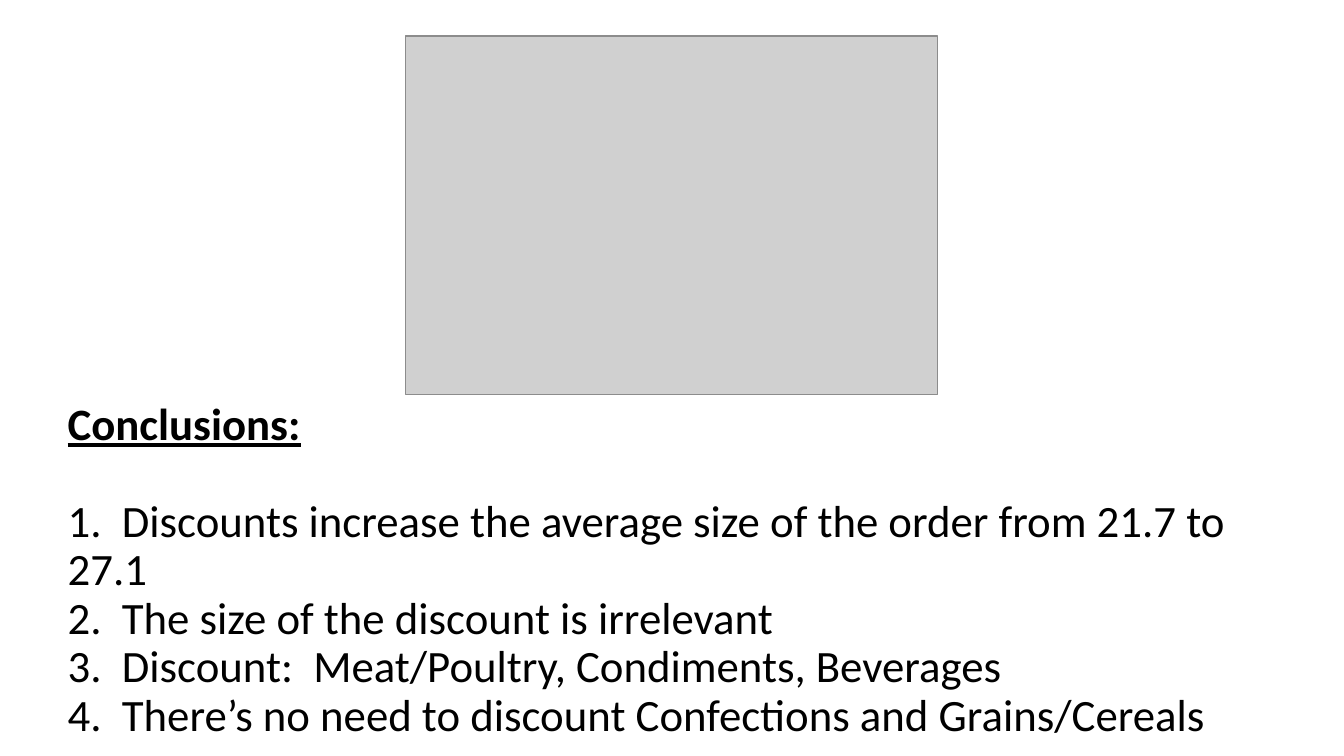
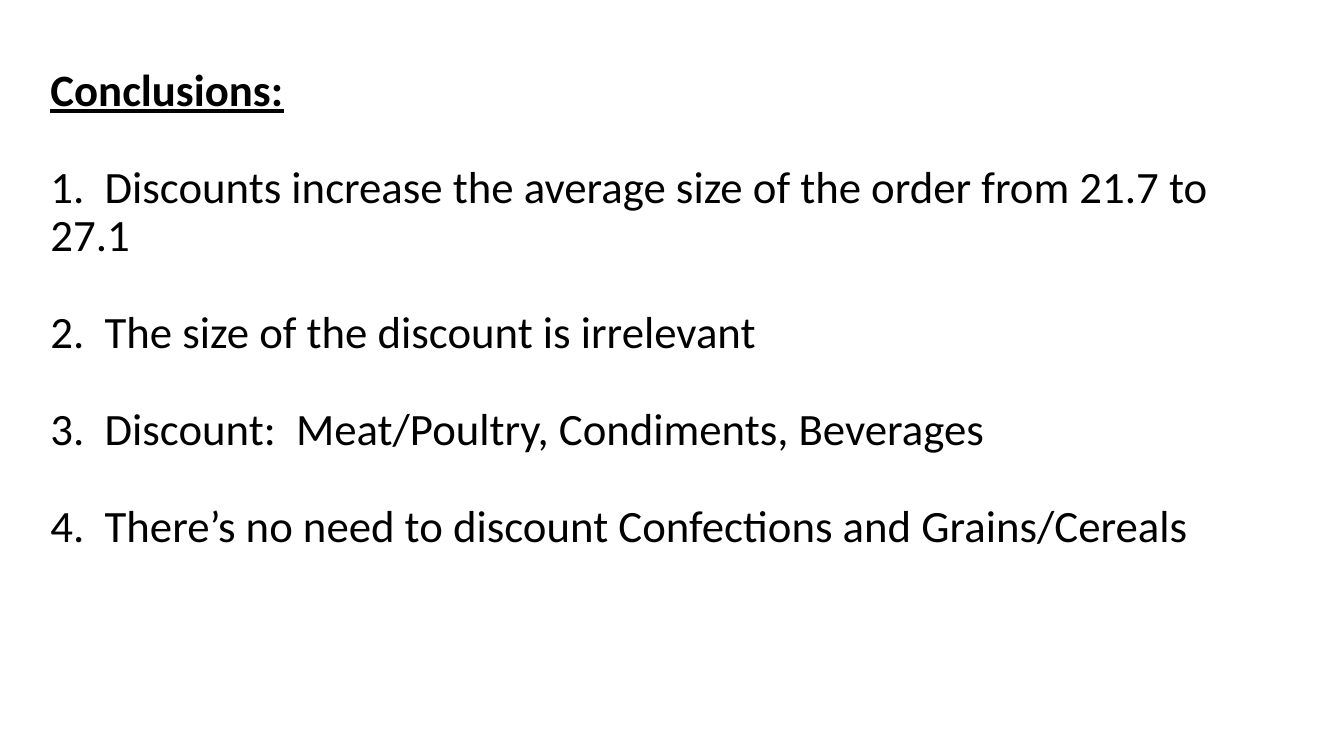
Before and after one commit to joewebb11/dsc-2-final-project-online-ds-pt-112618, a slide deck: slide 5 of NorthWindsPresentation.pptx. Drawn at 1344x756 pixels with LibreOffice and Linux fonts; fonts in the diff are those of the drawing; grey boxes stand for pictures. Boxes give left, top, right and bottom in pixels: in the first picture for what was removed or moved away, otherwise in the second. Text is boxed around its words. In the diff, an @@ line names an element or a change of style, - is before the commit and + after.

```diff
--- a/NorthWindsPresentation.pptx
+++ b/NorthWindsPresentation.pptx
@@ picture removed at (406,36,939,395) @@
@@ title "Conclusions: 1. Discounts increase the ..." rewrapped from (68,408,1224,733) to (50,74,1207,544) @@
```
Also in this commit, not shown: 5 other slides changed, 2 slides added, 2 slides removed, 2 other files.
